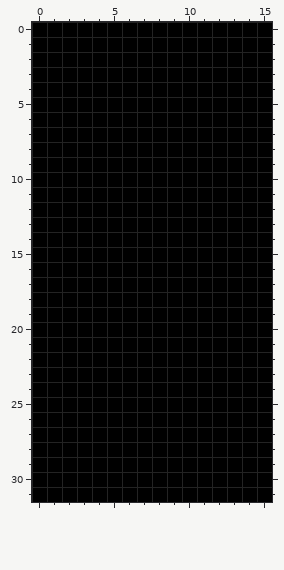
Pixel-art sprite -- assets/image1/data5/snowman.png. That is the earlier state.
The file is 16x32 pixels.
After the commit:
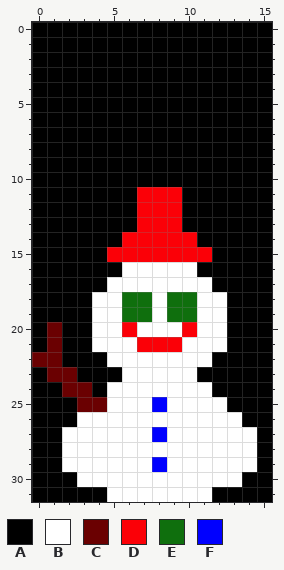
Palette (. is transparent): A #000000  B #ffffff  C #6a0001  D #fb0007  E #0f6f0d  F #0000ff
The exact change:
Colour A gives way to colour B in row 16 at x 6 to 10; in row 17 at x 5 to 11; in rows 18 to 19 at x 4 to 5, 8 and 11 to 12; in row 20 at x 4 to 5, 7 to 9 and 11 to 12; in row 21 at x 4 to 6 and 10 to 12; in row 22 at x 5 to 11.
Colour A gives way to colour B in row 23 at x 6 to 10; in row 24 at x 5 to 11; in row 25 at x 5 to 7 and 9 to 12; in row 26 at x 3 to 13; in row 27 at x 2 to 7 and 9 to 14; in row 28 at x 2 to 14.
Colour A gives way to colour B in row 29 at x 2 to 7 and 9 to 14; in row 30 at x 3 to 13; in row 31 at x 5 to 11.
Colour A gives way to colour C in rows 20 to 21 at x 1; in row 22 at x 0 to 1; in row 23 at x 1 to 2; in row 24 at x 2 to 3; in row 25 at x 3 to 4.
Colour A gives way to colour D in rows 11 to 13 at x 7 to 9; in row 14 at x 6 to 10; in row 15 at x 5 to 11; in row 20 at x 6 and 10; in row 21 at x 7 to 9.
Colour A gives way to colour E in rows 18 to 19 at x 6 to 7 and 9 to 10.
Colour A gives way to colour F in row 25 at x 8; in row 27 at x 8; in row 29 at x 8.
